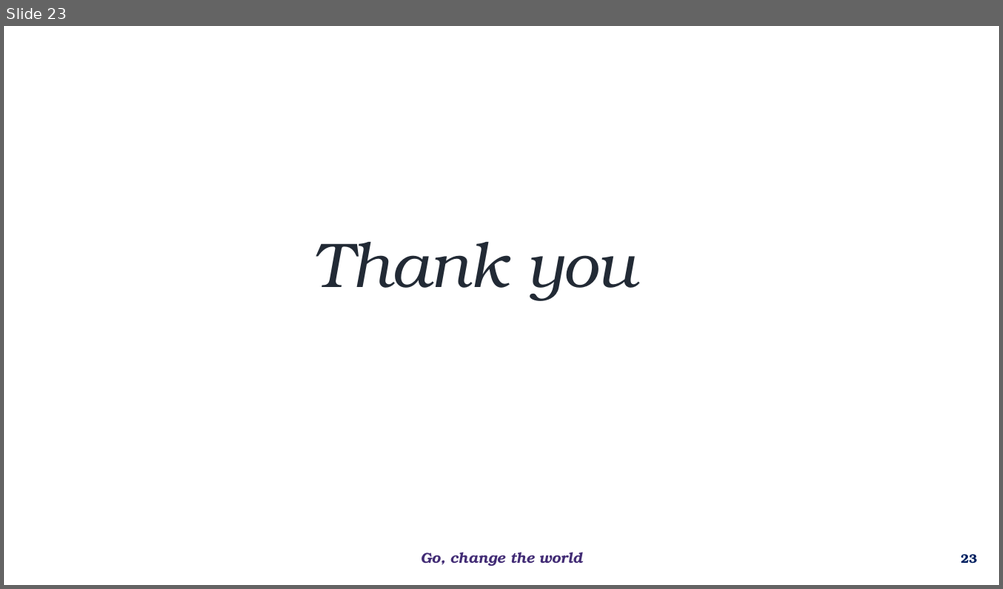
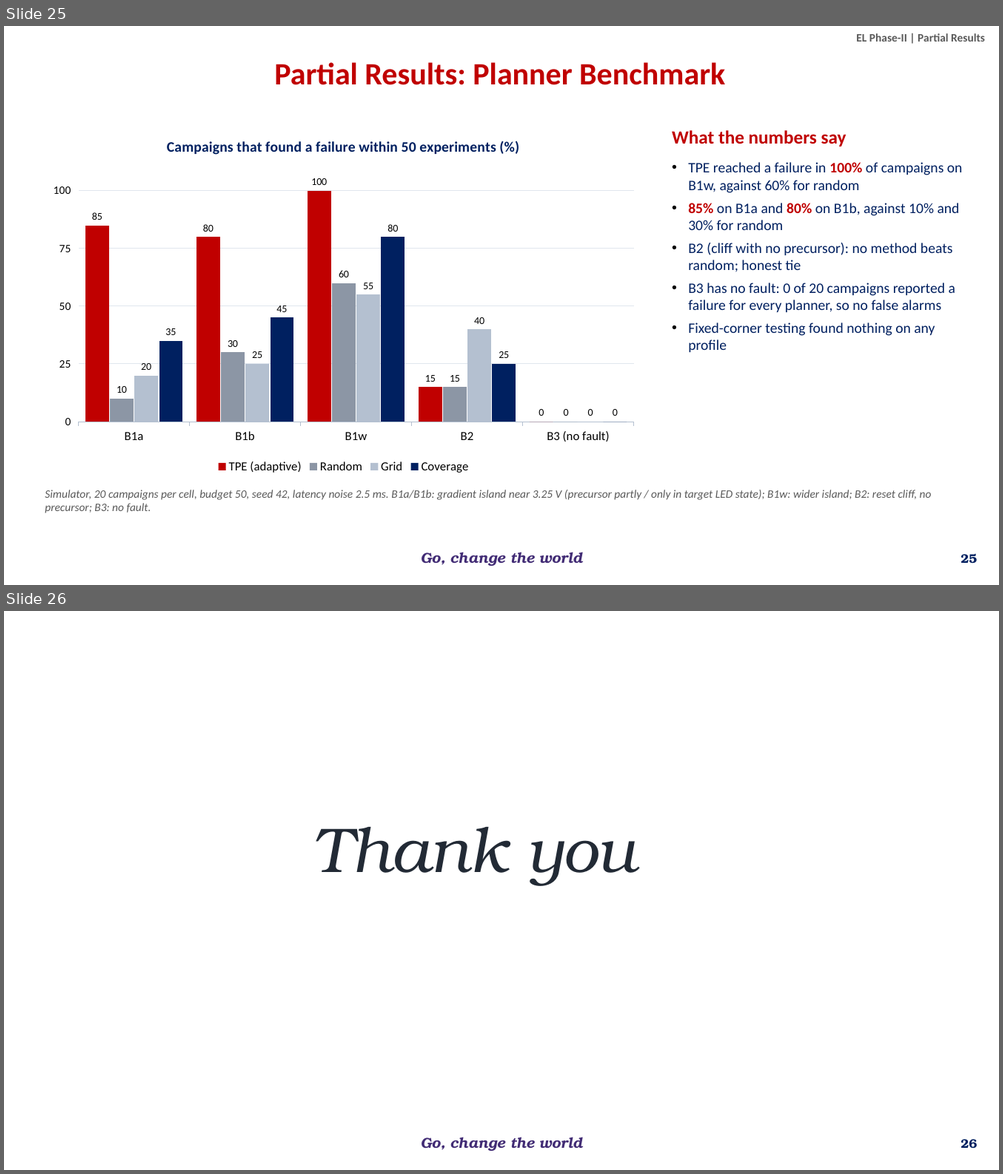
Before and after one commit to overclocked-2124/ChipCheck, a slide deck: docs/presentation/AI-Driven Adaptive Physical Testing for Embedded Systems - Phase 2.pptx. Shown one above the other, each under a label of ours: slide 23 before the commit, slides 25 and 26 after it. The pictures are 1003x589 and 1003x1174 pixels, drawn with LibreOffice and Linux fonts; fonts in the diff are those of the drawing; background and template pictures are left out. Boxes give left, top, right and bottom in pixels: in the first picture for what was removed or moved away, otherwise in the second. Text is boxed around its words. In the diff, an @@ line names an element or a change of style, - is before the commit and + after.

```diff
--- a/docs/presentation/AI-Driven Adaptive Physical Testing for Embedded Systems - Phase 2.pptx
+++ b/docs/presentation/AI-Driven Adaptive Physical Testing for Embedded Systems - Phase 2.pptx
@@ slide 25 added at (4, 26, 999, 585), background #FFFFFF; not listed: 1 template element that a slide beside it also shows @@
@@ text added at (856, 33, 984, 42), 11 pt, text #595959, bold @@
+EL Phase-II | Partial Results
@@ text added at (274, 62, 725, 85), 30 pt, text #C00000, bold @@
+Partial Results: Planner Benchmark
@@ column chart added at (41, 123, 646, 477) @@
+title "Campaigns that found a failure within 50 experiments (%)"
+categories: B1a, B1b, B1w, B2, B3 (no fault)
+TPE (adaptive): 85, 80, 100, 15, 0
+Random: 10, 30, 60, 15, 0
+Grid: 20, 25, 55, 40, 0
+Coverage: 35, 45, 80, 25, 0
@@ text added at (671, 130, 846, 147), 18 pt, text #C00000, bold @@
+What the numbers say
@@ text added at (688, 162, 962, 352), 14 pt, text #002060 @@
+• TPE reached a failure in 100% of campaigns on B1w, against 60% for random
+• 85% on B1a and 80% on B1b, against 10% and 30% for random
+• B2 (cliff with no precursor): no method beats random; honest tie
+• B3 has no fault: 0 of 20 campaigns reported a failure for every planner, so no false alarms
+• Fixed-corner testing found nothing on any profile
@@ text added at (45, 490, 931, 514), 11 pt, text #595959, italic @@
+Simulator, 20 campaigns per cell, budget 50, seed 42, latency noise 2.5 ms. B1a/B1b: gradient island near 3.25 V (precursor partly / only in target LED state); B1w: wider island; B2: reset cliff, no precursor; B3: no fault.
@@ page number added at (960, 554, 976, 564), 12 pt, text #002060, bold @@
+25
@@ what was slide 23 is now slide 26 @@
@@ page number at (960, 1139, 976, 1148): text changed @@
-23
+26
```
Also in this commit, not shown: 17 slides changed, 3 other slides added, 1 slide removed.
